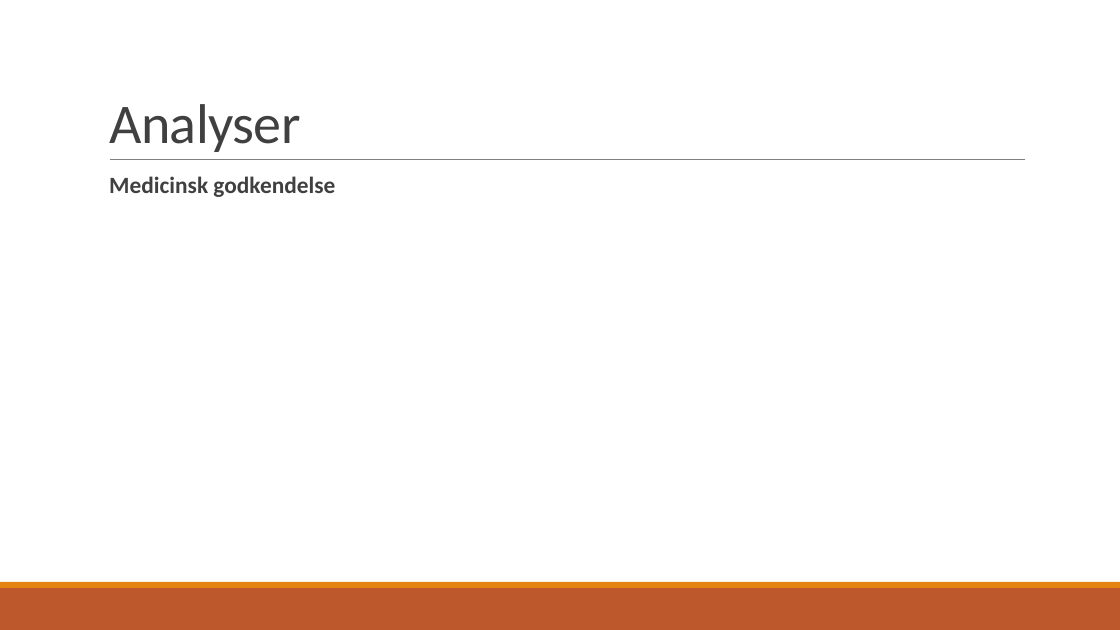
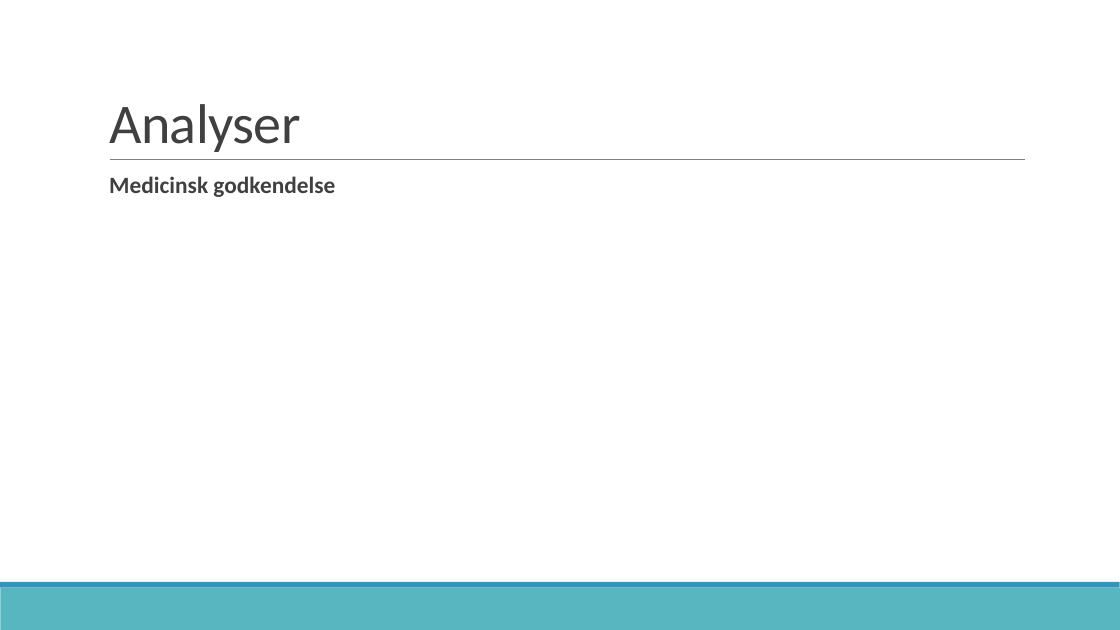
Before and after one commit to zeroregard/Automatic-Sonography, a slide deck: slide 6 of Præsentation_Eksamen.pptx. Drawn at 1120x630 pixels with LibreOffice and Linux fonts; fonts in the diff are those of the drawing. Boxes give left, top, right and bottom in pixels: in the first picture for what was removed or moved away, otherwise in the second. Text is boxed around its words. In the diff, an @@ line names an element or a change of style, - is before the commit and + after.

```diff
--- a/Præsentation_Eksamen.pptx
+++ b/Præsentation_Eksamen.pptx
@@ rectangle at [0, 588, 1120, 630]: fill #BD582C to #58B6C0 @@
@@ rectangle at [0, 582, 1120, 588]: fill #E48312 to #3494BA @@
```
Also in this commit, not shown: 13 other slides changed.
